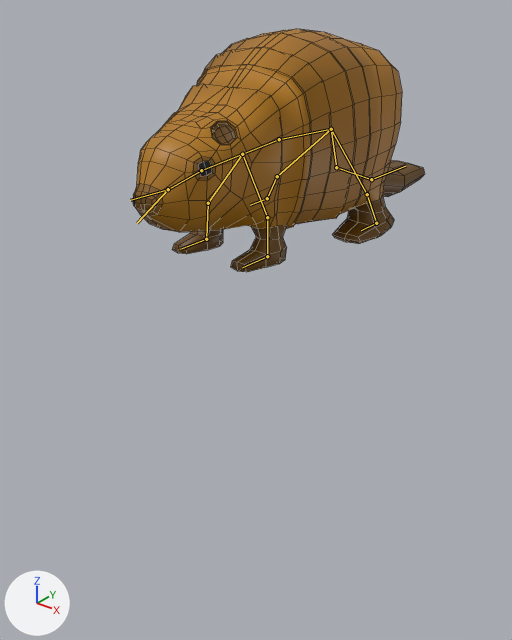
The FBX model QuackingAwesome/Assets/Animals/TheBeaver.fbx: old version first, new version second.
Camera for both pictures: a camera (50 mm lens) standing at (1.067, -1.416, 0.605) and looking at (-0.05, -0.02, -0.26). Arrows for +X, +Y and +Z are at lower left; the lights stay in place. The bones that bend it are drawn over the model as lines. Mesh edges are drawn as thin lines.

Objects in the first picture: 'Beaver'.
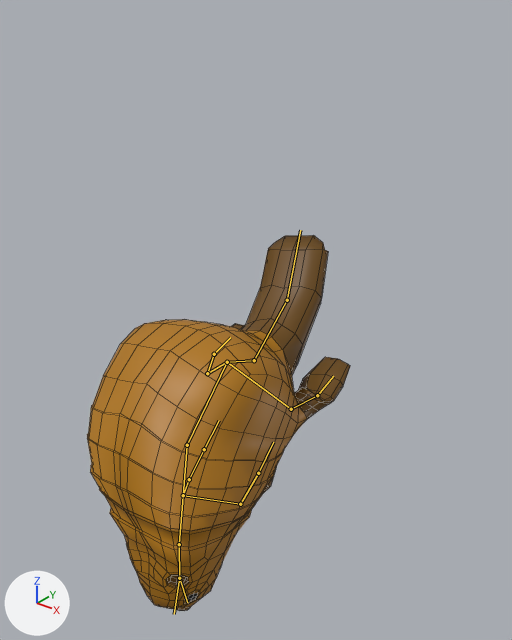
Commit message: Beaver Dive

The newer file adds an action. The first version stands in its rest pose; the second is drawn at frame 25 of the action 'ArmatureBeaver|Beaver Dive'.

What differs and where, as boxes (x1, y1, x2, y2) in the pictures (512 x 640 px):
'Beaver', posed (10% narrower, 55% taller): before (133, 29, 425, 272); after (87, 235, 350, 611)
bone 'Bone', root to tip: before (279, 139) to (242, 154); after (187, 445) to (183, 495)
bone 'Bone.010', root to tip: before (267, 217) to (267, 256); after (240, 504) to (258, 473)
bone 'Bone.011', root to tip: before (267, 256) to (242, 267); after (258, 473) to (273, 442)
bone 'Bone.016', root to tip: before (208, 203) to (206, 239); after (189, 479) to (204, 449)
bone 'Bone.017', root to tip: before (206, 239) to (180, 249); after (204, 449) to (219, 420)
bone 'Bone.001', root to tip: before (279, 139) to (331, 129); after (187, 445) to (227, 362)
bone 'Bone.003', root to tip: before (336, 167) to (371, 179); after (254, 360) to (287, 300)
bone 'Bone.004', root to tip: before (371, 179) to (405, 166); after (287, 300) to (300, 230)
bone 'Bone.013', root to tip: before (367, 194) to (376, 223); after (291, 409) to (317, 395)
bone 'Bone.014', root to tip: before (376, 223) to (361, 230); after (317, 395) to (333, 376)
bone 'Bone.019', root to tip: before (277, 176) to (267, 198); after (207, 373) to (214, 354)
bone 'Bone.020', root to tip: before (267, 198) to (250, 205); after (214, 354) to (230, 337)

Diff of the bpy script that builds the scene:
```diff
--- a/QuackingAwesome/Assets/Animals/TheBeaver.fbx.py
+++ b/QuackingAwesome/Assets/Animals/TheBeaver.fbx.py
@@ bone_bone @@
 bone_bone = bpy.data.objects['ArmatureBeaver'].pose.bones['Bone']
-bone_bone.location = (0.0, 0.0, 0.0)
-bone_bone.rotation_quaternion = (1.0, 0.0, 0.0, 0.0)  # degrees (0, 0, 0)
+bone_bone.location = (0.0, 0.424, 0.679)
+bone_bone.rotation_quaternion = (0.805, 0.593, 0.014, -0.022)  # degrees (73, 3, -1)
@@ bone_bone_010 @@
 bone_bone_010 = bpy.data.objects['ArmatureBeaver'].pose.bones['Bone.010']  # child of 'Bone.009'
-bone_bone_010.rotation_quaternion = (1.0, 0.0, 0.0, 0.0)  # degrees (0, 0, 0)
+bone_bone_010.rotation_quaternion = (0.878, 0.064, 0.024, -0.474)  # degrees (5, 6, -56)
@@ bone_bone_011 @@
 bone_bone_011 = bpy.data.objects['ArmatureBeaver'].pose.bones['Bone.011']  # child of 'Bone.010'
-bone_bone_011.rotation_quaternion = (1.0, 0.0, 0.0, 0.0)  # degrees (0, 0, 0)
+bone_bone_011.rotation_quaternion = (0.708, 0.128, 0.0, -0.694)  # degrees (11, 10, -88)
@@ bone_bone_016 @@
 bone_bone_016 = bpy.data.objects['ArmatureBeaver'].pose.bones['Bone.016']  # child of 'Bone.015'
-bone_bone_016.rotation_quaternion = (1.0, 0.0, 0.0, 0.0)  # degrees (0, 0, 0)
+bone_bone_016.rotation_quaternion = (0.878, 0.064, -0.024, -0.474)  # degrees (8, 1, -57)
@@ bone_bone_017 @@
 bone_bone_017 = bpy.data.objects['ArmatureBeaver'].pose.bones['Bone.017']  # child of 'Bone.016'
-bone_bone_017.rotation_quaternion = (1.0, 0.0, 0.0, 0.0)  # degrees (0, 0, 0)
+bone_bone_017.rotation_quaternion = (0.708, 0.128, 0.0, -0.694)  # degrees (11, 10, -88)
@@ bone_bone_001 @@
 bone_bone_001 = bpy.data.objects['ArmatureBeaver'].pose.bones['Bone.001']
-bone_bone_001.location = (0.0, 0.0, 0.0)
-bone_bone_001.rotation_quaternion = (1.0, 0.0, 0.0, 0.0)  # degrees (0, 0, 0)
+bone_bone_001.location = (0.0, -0.342, -0.723)
+bone_bone_001.rotation_quaternion = (0.908, 0.419, 0.0, 0.0)  # degrees (49, 0, 0)
@@ bone_bone_003 @@
 bone_bone_003 = bpy.data.objects['ArmatureBeaver'].pose.bones['Bone.003']  # child of 'Bone.002'
-bone_bone_003.rotation_quaternion = (1.0, 0.0, 0.0, 0.0)  # degrees (0, 0, 0)
+bone_bone_003.rotation_quaternion = (0.998, 0.008, -0.017, 0.065)  # degrees (1, -2, 7)
@@ bone_bone_004 @@
 bone_bone_004 = bpy.data.objects['ArmatureBeaver'].pose.bones['Bone.004']  # child of 'Bone.003'
-bone_bone_004.rotation_quaternion = (1.0, 0.0, 0.0, 0.0)  # degrees (0, 0, 0)
+bone_bone_004.rotation_quaternion = (0.999, 0.006, 0.005, 0.052)  # degrees (1, 1, 6)
@@ bone_bone_013 @@
 bone_bone_013 = bpy.data.objects['ArmatureBeaver'].pose.bones['Bone.013']  # child of 'Bone.012'
-bone_bone_013.rotation_quaternion = (1.0, 0.0, 0.0, 0.0)  # degrees (0, 0, 0)
+bone_bone_013.rotation_quaternion = (0.872, -0.101, 0.219, 0.427)  # degrees (1, 28, 52)
@@ bone_bone_014 @@
 bone_bone_014 = bpy.data.objects['ArmatureBeaver'].pose.bones['Bone.014']  # child of 'Bone.013'
-bone_bone_014.rotation_quaternion = (1.0, 0.0, 0.0, 0.0)  # degrees (0, 0, 0)
+bone_bone_014.rotation_quaternion = (0.708, -0.453, 0.0, 0.541)  # degrees (-47, 29, 62)
@@ bone_bone_019 @@
 bone_bone_019 = bpy.data.objects['ArmatureBeaver'].pose.bones['Bone.019']  # child of 'Bone.018'
-bone_bone_019.rotation_quaternion = (1.0, 0.0, 0.0, 0.0)  # degrees (0, 0, 0)
+bone_bone_019.rotation_quaternion = (0.872, -0.101, -0.219, 0.427)  # degrees (-22, -17, 56)
@@ bone_bone_020 @@
 bone_bone_020 = bpy.data.objects['ArmatureBeaver'].pose.bones['Bone.020']  # child of 'Bone.019'
-bone_bone_020.rotation_quaternion = (1.0, 0.0, 0.0, 0.0)  # degrees (0, 0, 0)
+bone_bone_020.rotation_quaternion = (0.708, -0.453, 0.0, 0.541)  # degrees (-47, 29, 62)
```
